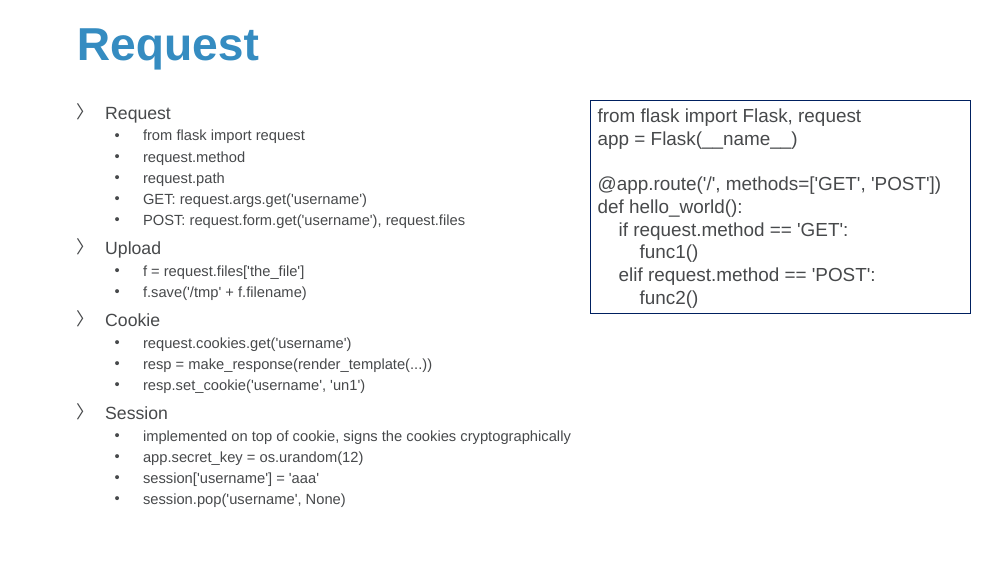
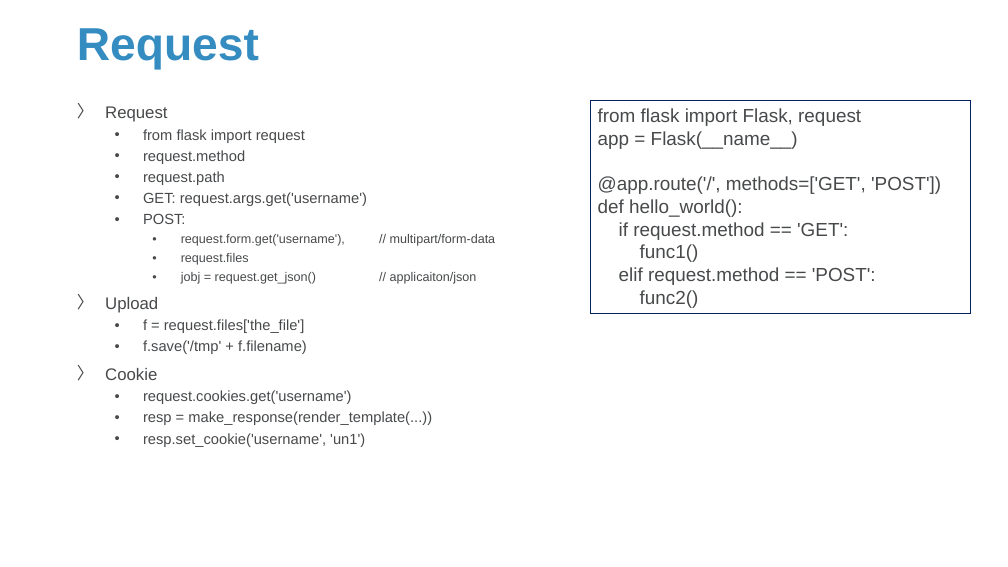
Before and after one commit to Sparks-Lu/TechNotes, a slide deck: slide 5 of Web/Flask-Notes.pptx (slide 4 before the commit). Drawn at 1008x567 pixels with LibreOffice and Linux fonts; fonts in the diff are those of the drawing; background and template pictures are left out. Boxes give left, top, right and bottom in pixels: in the first picture for what was removed or moved away, otherwise in the second. Text is boxed around its words. In the diff, an @@ line names an element or a change of style, - is before the commit and + after.

```diff
--- a/Web/Flask-Notes.pptx
+++ b/Web/Flask-Notes.pptx
@@ text at (105, 106, 167, 380): size 16.8 to 16 pt in "Request", "Upload", "Cookie" @@
@@ text at (143, 213, 477, 284): text changed; size 14 to 12 pt @@
-  • POST: request.form.get('username'), request.files
+  • POST:
+    • request.form.get('username'), // multipart/form-data
+    • request.files
+    • jobj = request.get_json() // applicaiton/json
@@ text at (105, 406, 570, 507): paragraphs removed @@
-〉 Session
-  • implemented on top of cookie, signs the cookies cryptographically
-  • app.secret_key = os.urandom(12)
-  • session['username'] = 'aaa'
-  • session.pop('username', None)
```
Also in this commit, not shown: 3 other slides changed, 5 slides added, 6 other files.
